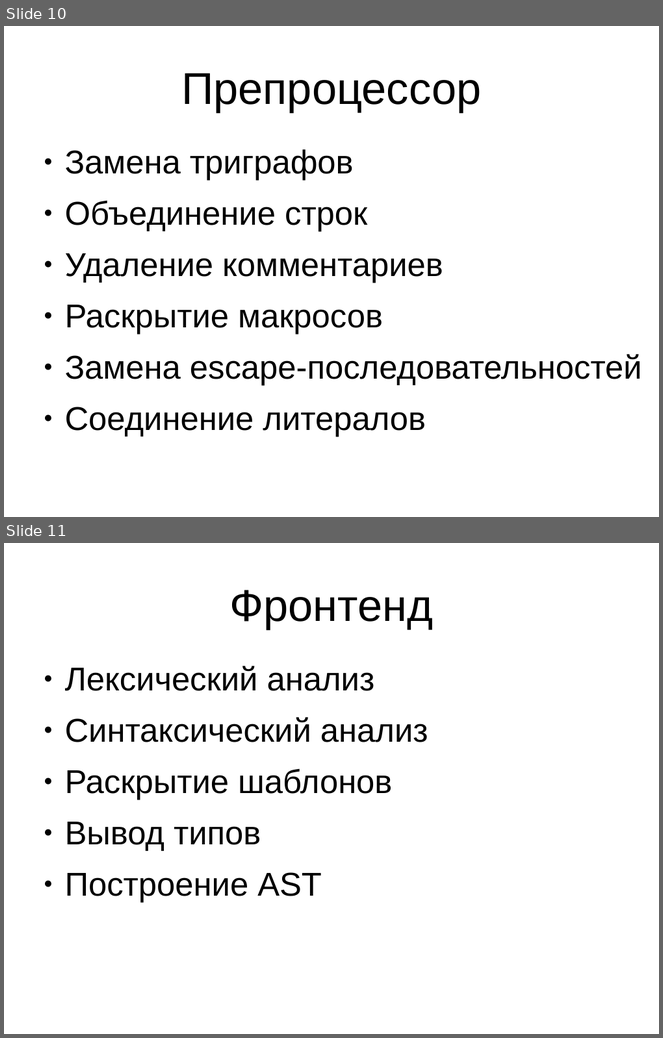
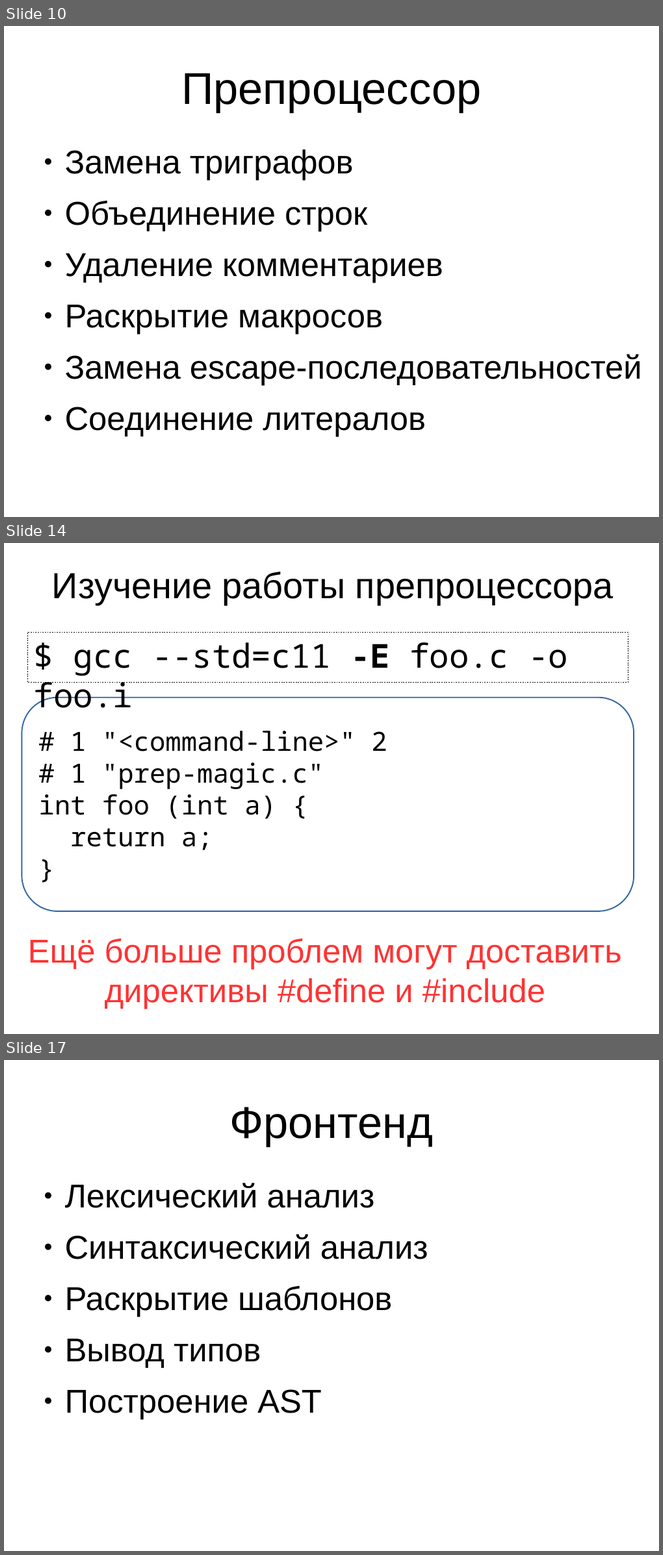
Before and after one commit to MIPT-ILab/cpp-lects-rus, a slide deck: other_lects/toolchain_lect/slides/toolchain_complete.odp. Shown one above the other, each under a label of ours: slides 10 and 11 before the commit, slides 10, 14 and 17 after it; the slides between them are not shown. The pictures are 663x1038 and 663x1555 pixels, drawn with LibreOffice and Linux fonts; fonts in the diff are those of the drawing. Boxes give left, top, right and bottom in pixels: in the first picture for what was removed or moved away, otherwise in the second. Text is boxed around its words. In the diff, an @@ line names an element or a change of style, - is before the commit and + after.

```diff
--- a/other_lects/toolchain_lect/slides/toolchain_complete.odp
+++ b/other_lects/toolchain_lect/slides/toolchain_complete.odp
@@ slide 14 added at [4,543,659,1034], background #FFFFFF @@
@@ title added at [52,572,614,605], 44 pt, text #000000 @@
+Изучение работы препроцессора
@@ rectangle added at [28,632,628,683], outline #000000 0.51 pt, 40 pt, text #000000 @@
+$ gcc --std=c11 -E foo.c -o foo.i
@@ rounded rectangle added at [22,698,634,912], fill #FFFFFF, outline #3465A4 1.5 pt, 32 pt, text #000000 @@
+# 1 "<command-line>" 2
+# 1 "prep-magic.c"
+int foo (int a) {
+return a;
+}
@@ title added at [28,939,622,1009], 40 pt, text #FF3333 @@
+Ещё больше проблем могут доставить директивы #define и #include
@@ what was slide 11 is now slide 17 @@
```
Also in this commit, not shown: 2 slides changed, 28 other slides added, 12 other files.
